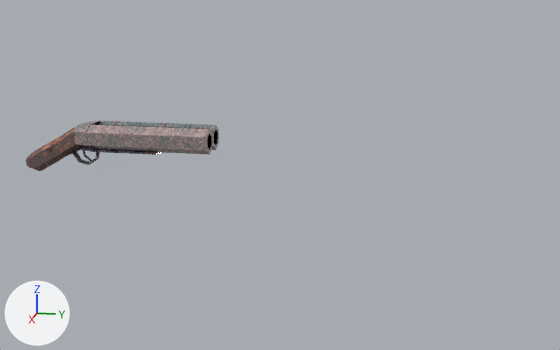
The glTF model Assets/wep/db/db.glb as it was, and as the next commit left it.
Rendered twice from a 50 mm lens placed at (3.48, 1.41, 0.71), pointed at (0.08, 0.73, -0.14). Every picture has the same lights, and +X, +Y and +Z are marked at lower left. Where no turn or scale is listed for an object, it has been applied to the vertices. Vertices at the same position are counted once.

The first picture shows 'Barrel', 'Handle'.
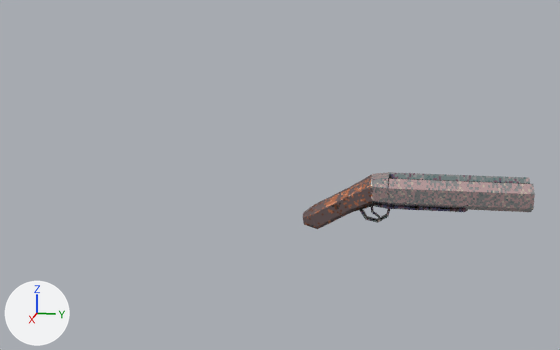
Where the newer file only moved an object's origin or applied its transform, the numbers keep the older frame.

Location of each change, [x1, y1, x2, y2] in pixels of the pictures (560 x 350 px):
```json
{"object": "Barrel", "change": "mesh turned", "before": [87, 121, 219, 155], "after": [388, 172, 535, 212]}
{"object": "Handle", "change": "moved, turned", "before": [25, 121, 163, 171], "after": [303, 172, 468, 229]}
```

Scene script edits in JSON lines:
```json
{"block": "me_cylinder", "where": "me_cylinder.from_pydata(...)  # 44 vertices, 94 faces; spans x -0.106..0.106, y 0.19..0.779, z 0.011..0.134"}
{"block": "me_cylinder", "where": "# used by ob_barrel; location = (0.0, -0.39, -0.072)"}
{"block": "me_cylinder", "change": "me_cylinder part 1: the whole mesh is turned 2.2 degrees about the z axis through its middle, then moved by (0.193, 1.433, -0.146)"}
{"op": "set", "path": "ob_handle.location", "old": "(0.0, -0.39, -0.072)", "new": "(0.211, 1.043, -0.218)"}
{"op": "set", "path": "ob_handle.rotation_euler", "old": "(-1.118, 0.0, 0.0)", "new": "(-1.118, 0.0, 0.038)", "note": "degrees (-64, 0, 0) -> degrees (-64, 0, 2.2)"}
```
